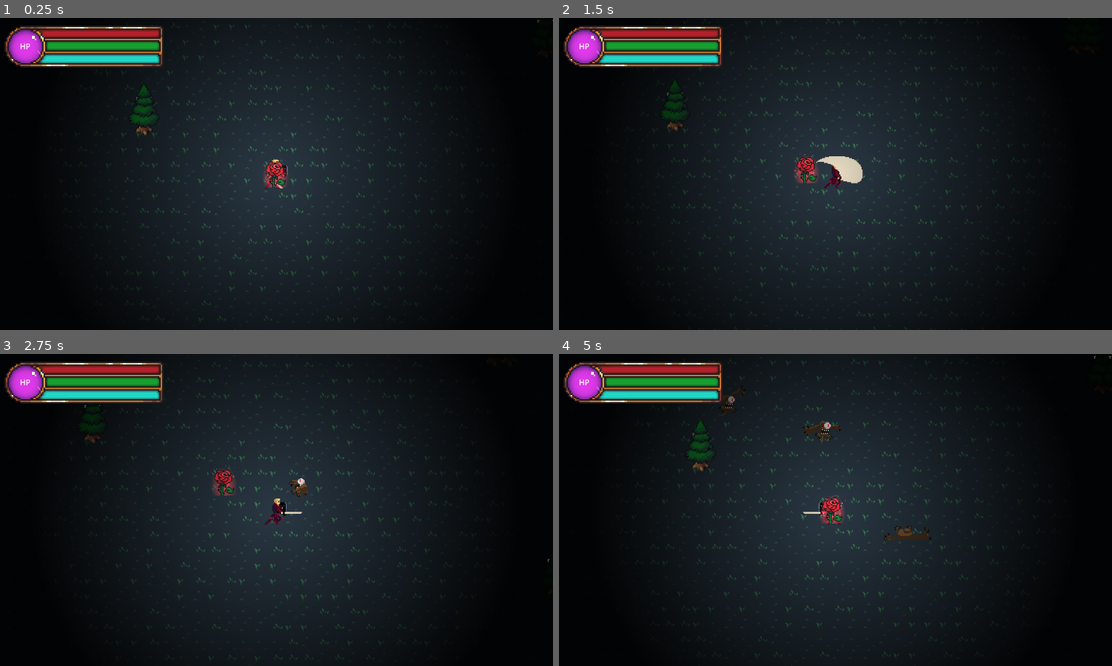
Above: before the commit, frames 1-4 (two rows, left to right).
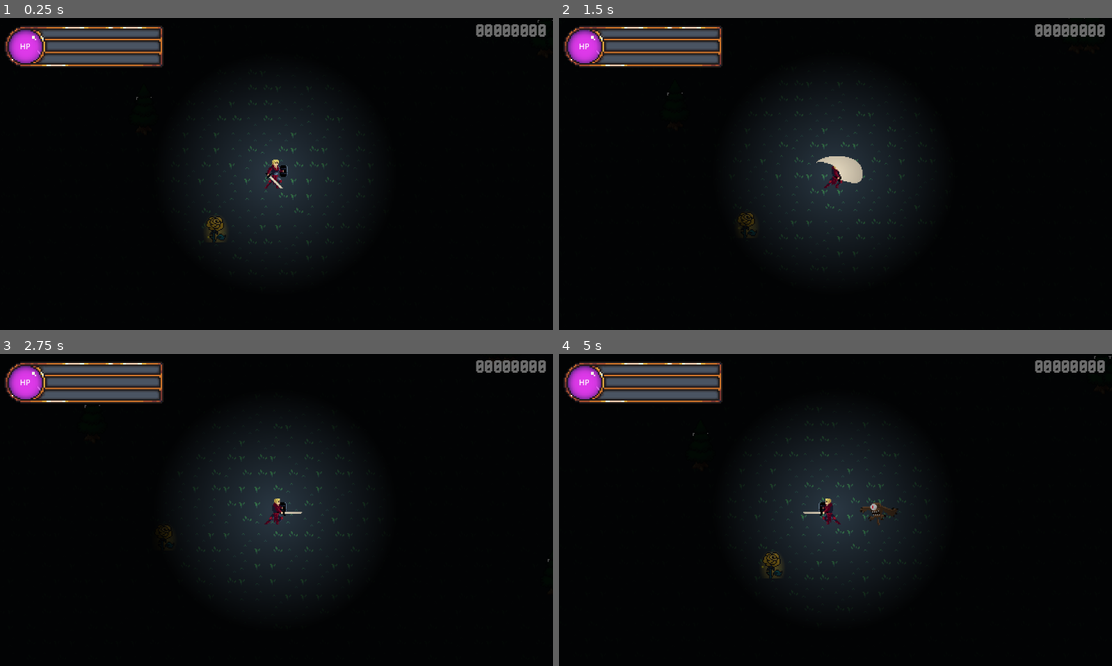
Above: after the commit, the same moments.

Repository: PolyBytes/Jame-Gam-39
Game: Godot game, scene res://Levels/Prototyping.tscn
The game is run twice, just before and just after one commit, with the same random seed, the same clock (stepped at 60 frames per second) and the same inputs.
Inputs (mouse positions are in pixels of both pictures, inside the frame that each line leads up to):
- Up to frame 1 (0.25 s): no input
- Up to frame 2 (1.5 s): tap Enter at 0.5 s; move the mouse to (957, 158) at 0.52 s; hold D (move_right) 0.53-1.28 s; click (957, 158) at 0.6 s; move the mouse to (724, 189) at 1.27 s; hold S (move_down) from 1.28 s (still down); click (724, 189) at 1.35 s
- Up to frame 3 (2.75 s): move the mouse to (331, 441) at 2.02 s; release S (move_down) at 2.03 s; hold D (move_right) from 2.03 s (still down); tap Space (dodge_roll) at 2.1 s; click (331, 441) at 2.3 s
- Up to frame 4 (5 s): move the mouse to (807, 572) at 2.77 s; release D (move_right) at 2.78 s; hold W (move_up) 2.78-3.53 s; click (807, 572) at 2.85 s; move the mouse to (1001, 556) at 3.52 s; hold A (move_left) from 3.53 s (still down); click (1001, 556) at 3.6 s; move the mouse to (669, 463) at 4.27 s; tap Space (dodge_roll) at 4.35 s; click (669, 463) at 4.55 s

The runs differ from the first frame. In frame 1, 29% of the frame differs, in the area x 7-99%, y 0-100%; in frame 2, 29%; in frame 3, 29%; in frame 4, 29%.

Commit message:
Implemented Score, Vision Rose
- Scoring system in place.
- When score increases, a sound plays.
- Vision Rose now functions.
  - When picked up field of vision will increase to a specified value that can be changed.
  - Vision Rose Power Bar shows correct value for time remaining.

Diff:
--- a/Autoloads/SpawnManager.gd
+++ b/Autoloads/SpawnManager.gd
@@ -1,14 +1,13 @@
 extends Node
 
 var scene_root
-var flying_eye: PackedScene = preload("res://Enemies/Flying-Eye/FlyingEye.tscn")
+var flying_eye: PackedScene = preload("res://Enemies/FlyingEye/FlyingEye.tscn")
 
 var spawn_range: int = 500
 var enemy_count: int = 1
 
 func _ready():
 	scene_root = get_tree().get_first_node_in_group("level")
-	spawn_wave()
 
 func _process(_delta):
 	if Input.is_action_just_pressed("dodge_roll"):
--- a/Enemies/Base/Enemy.gd
+++ b/Enemies/Base/Enemy.gd
@@ -5,6 +5,7 @@
 @export var attack_damage: float = 5
 @export var is_alive: bool = true
 @export var max_health: int = 10
+@export var score_to_award: int = 20
 var health: int = max_health
 var target_player: CharacterBody2D
 
--- a/Enemies/Flying-Eye/FlyingEye.tscn
+++ b/Enemies/FlyingEye/FlyingEye.tscn
@@ -1,14 +1,14 @@
 [gd_scene load_steps=34 format=3 uid="uid://cs8mxbjjxk1h3"]
 
-[ext_resource type="Texture2D" uid="uid://dan3xuw06qi5s" path="res://Enemies/Flying-Eye/Flying-Eye-Sprite-Sheet.png" id="1_nul23"]
-[ext_resource type="Script" path="res://Enemies/Flying-Eye/FlyingEye.gd" id="1_osiu1"]
+[ext_resource type="Texture2D" uid="uid://dan3xuw06qi5s" path="res://Enemies/FlyingEye/Flying-Eye-Sprite-Sheet.png" id="1_nul23"]
+[ext_resource type="Script" path="res://Enemies/FlyingEye/FlyingEye.gd" id="1_osiu1"]
 [ext_resource type="Script" path="res://Enemies/Base/StateMachine/EnemyStateMachine.gd" id="3_kpwmy"]
-[ext_resource type="Script" path="res://Enemies/Flying-Eye/States/FlyingEyeFollowState.gd" id="4_eprum"]
-[ext_resource type="Script" path="res://Enemies/Flying-Eye/States/FlyingEyeAttackState.gd" id="5_hi02m"]
-[ext_resource type="Script" path="res://Enemies/Flying-Eye/States/FlyingEyeFlankState.gd" id="5_lt3hy"]
-[ext_resource type="Script" path="res://Enemies/Flying-Eye/States/FlyingEyeStunnedState.gd" id="7_2puiu"]
-[ext_resource type="Script" path="res://Enemies/Flying-Eye/States/FlyingEyeSlainState.gd" id="8_wtswa"]
-[ext_resource type="Script" path="res://Enemies/Flying-Eye/FlyingEyeTakeDamage.gd" id="9_0f7da"]
+[ext_resource type="Script" path="res://Enemies/FlyingEye/States/FlyingEyeFollowState.gd" id="4_eprum"]
+[ext_resource type="Script" path="res://Enemies/FlyingEye/States/FlyingEyeAttackState.gd" id="5_hi02m"]
+[ext_resource type="Script" path="res://Enemies/FlyingEye/States/FlyingEyeFlankState.gd" id="5_lt3hy"]
+[ext_resource type="Script" path="res://Enemies/FlyingEye/States/FlyingEyeStunnedState.gd" id="7_2puiu"]
+[ext_resource type="Script" path="res://Enemies/FlyingEye/States/FlyingEyeSlainState.gd" id="8_wtswa"]
+[ext_resource type="Script" path="res://Enemies/FlyingEye/FlyingEyeTakeDamage.gd" id="9_0f7da"]
 [ext_resource type="AudioStream" uid="uid://c45hdi8al1v64" path="res://SFX/monster 2 hit var1 [2024-04-22 172225].aif.wav" id="10_nycxa"]
 [ext_resource type="AudioStream" uid="uid://du33m32twflfq" path="res://SFX/monster 2 hit var2 [2024-04-22 172225].aif.wav" id="11_roiuf"]
 [ext_resource type="AudioStream" uid="uid://cqthnndr7ehhf" path="res://SFX/monster 2 hit var3 [2024-04-22 172228].aif.wav" id="12_fi4ad"]
--- a/Enemies/Flying-Eye/States/FlyingEyeSlainState.gd
+++ b/Enemies/FlyingEye/States/FlyingEyeSlainState.gd
@@ -10,8 +10,8 @@
 func enter_state():
 	super()
 	current_enemy_despawn_time_seconds = enemy_despawn_time_seconds
-
 	parent_enemy = enemy_state_machine.parent_enemy
+	parent_enemy.target_player.score += parent_enemy.score_to_award
 
 func process_state(delta: float) -> EnemyState:
 	if current_enemy_despawn_time_seconds > 0:
--- a/Levels/Prototyping.tscn
+++ b/Levels/Prototyping.tscn
@@ -3,7 +3,7 @@
 [ext_resource type="PackedScene" uid="uid://wtvoou0ci41m" path="res://Player/Player.tscn" id="1_wjuan"]
 [ext_resource type="Texture2D" uid="uid://b8s1sn72yknam" path="res://Levels/grass.png" id="2_560ky"]
 [ext_resource type="Texture2D" uid="uid://runn5opkdvbe" path="res://Levels/tree.png" id="3_xq40d"]
-[ext_resource type="PackedScene" uid="uid://cruod710u7s31" path="res://Levels/rose.tscn" id="4_ke5eo"]
+[ext_resource type="PackedScene" uid="uid://6hs1fx0lipvy" path="res://Pickups/VisionRose/VisionRose.tscn" id="4_bcrc2"]
 
 [sub_resource type="TileSetAtlasSource" id="TileSetAtlasSource_e5ueb"]
 texture = ExtResource("2_560ky")
@@ -26,6 +26,7 @@
 y_sort_enabled = true
 
 [node name="Player" parent="." instance=ExtResource("1_wjuan")]
+metadata/_edit_lock_ = true
 
 [node name="TileMap" type="TileMap" parent="."]
 z_index = -1
@@ -34,7 +35,9 @@
 layer_0/tile_data = PackedInt32Array(-1572890, 65536, 1, -1507354, 0, 0, -1441818, 65536, 1, -1376282, 65536, 0, -13107 …(194184 unchanged characters)…
 metadata/_edit_lock_ = true
 
-[node name="Rose" parent="." instance=ExtResource("4_ke5eo")]
-
 [node name="CanvasModulate" type="CanvasModulate" parent="."]
 color = Color(0.0605303, 0.0605303, 0.0605303, 1)
+metadata/_edit_lock_ = true
+
+[node name="VisionRose" parent="." instance=ExtResource("4_bcrc2")]
+position = Vector2(-62, 57)
--- /dev/null
+++ b/Pickups/VisionRose/VisionRose.gd
@@ -0,0 +1,14 @@
+class_name VisionRose extends Area2D
+
+@export var sound_fade_time_seconds: float = 1
+@export var sprite_fade_time_seconds: float = 0.5
+
+func _on_body_entered(body):
+	if body is Player:
+		body.vision_rose_picked_up.emit()
+		$CPUParticles2D.emitting = false
+
+		var fade_tween = get_tree().create_tween()
+		fade_tween.parallel().tween_property($VisionRoseGlimmer, "volume_db", -35, sound_fade_time_seconds)
+		fade_tween.parallel().tween_property($Sprite2D, "modulate:a", 0, sprite_fade_time_seconds)
+		fade_tween.tween_callback(queue_free)
--- /dev/null
+++ b/Pickups/VisionRose/VisionRose.tscn
@@ -0,0 +1,47 @@
+[gd_scene load_steps=7 format=3 uid="uid://6hs1fx0lipvy"]
+
+[ext_resource type="Texture2D" uid="uid://dtx03kkbowlx0" path="res://Pickups/VisionRose/VisionRose.png" id="1_8btc1"]
+[ext_resource type="Script" path="res://Pickups/VisionRose/VisionRose.gd" id="1_oc3yp"]
+[ext_resource type="AudioStream" uid="uid://upetsj7xc6sy" path="res://SFX/vision rose glitter loop [2024-04-23 143607].aif.wav" id="3_gbofx"]
+
+[sub_resource type="Curve" id="Curve_gjvyd"]
+_data = [Vector2(0.0020202, 1), 0.0, 0.0, 0, 0, Vector2(0.993939, 0.00375664), 0.0, 0.0, 0, 0]
+point_count = 2
+
+[sub_resource type="Gradient" id="Gradient_0dvwi"]
+colors = PackedColorArray(1, 1, 0, 1, 1, 1, 1, 1)
+
+[sub_resource type="RectangleShape2D" id="RectangleShape2D_togk8"]
+size = Vector2(21, 27)
+
+[node name="VisionRose" type="Area2D"]
+collision_mask = 2
+script = ExtResource("1_oc3yp")
+
+[node name="CPUParticles2D" type="CPUParticles2D" parent="."]
+position = Vector2(-1, 5)
+emission_shape = 2
+emission_sphere_radius = 8.11
+direction = Vector2(0, -1)
+gravity = Vector2(0, -10)
+initial_velocity_min = 20.0
+initial_velocity_max = 20.0
+scale_amount_min = 2.0
+scale_amount_max = 2.0
+scale_amount_curve = SubResource("Curve_gjvyd")
+color_ramp = SubResource("Gradient_0dvwi")
+
+[node name="Sprite2D" type="Sprite2D" parent="."]
+texture = ExtResource("1_8btc1")
+
+[node name="CollisionShape2D" type="CollisionShape2D" parent="."]
+position = Vector2(0.5, 0.5)
+shape = SubResource("RectangleShape2D_togk8")
+
+[node name="VisionRoseGlimmer" type="AudioStreamPlayer2D" parent="."]
+stream = ExtResource("3_gbofx")
+volume_db = -15.0
+autoplay = true
+max_distance = 500.0
+
+[connection signal="body_entered" from="." to="." method="_on_body_entered"]
--- a/Player/HUD/HUD.gd
+++ b/Player/HUD/HUD.gd
@@ -1,19 +1,54 @@
 extends Control
+
+@export_group("Scoreboard Properties")
+@export var zeros_to_pad_score: int = 8
+@export var score_color: Color = Color("ffffff")
+@export var zero_color: Color = Color("6d6d6d")
+
+@export_group("Power Bar Timers")
+@export var vision_rose_timer: Timer
 
 var target_health_percentage: float = 1
 var current_health_percentage: float = 1
 var health_lerp_speed: float = 2
 
 func _ready():
+	assert(vision_rose_timer, "Vision Rose Timer must be set.")
+
 	%HealthBauble.material.set_shader_parameter("fill_per", current_health_percentage)
+	_on_player_score_changed(0)
 
 func _process(delta):
 	if not is_equal_approx(current_health_percentage, target_health_percentage):
 		current_health_percentage = lerpf(current_health_percentage, target_health_percentage, health_lerp_speed * delta)
 		%HealthBauble.material.set_shader_parameter("fill_per", current_health_percentage)
-	else:
-		set_process(false)
+
+	if vision_rose_timer.time_left > 0:
+		%VisionRosePowerBar.material.set_shader_parameter("percentage", (vision_rose_timer.time_left / vision_rose_timer.wait_time))
 
 func _on_player_health_changed(new_health, max_health):
 	target_health_percentage = new_health as float / max_health
-	set_process(true)
+
+func _on_player_score_changed(new_score: int):
+	var score_string_beginning: String = ""
+	var score_string_end: String = ""
+	var number_of_zeros: int = zeros_to_pad_score
+	var new_score_string: String = str(new_score)
+
+	if new_score != 0:
+		number_of_zeros -= new_score_string.length()
+
+	if number_of_zeros > 0:
+		score_string_beginning += "[color=" + zero_color.to_html(false) + "]"
+
+		for i in range(number_of_zeros):
+			score_string_beginning += "0"
+
+		score_string_beginning += "[/color]"
+
+	if new_score != 0:
+		score_string_end += "[color=" + score_color.to_html(false) + "]"
+		score_string_end += new_score_string
+		score_string_end += "[/color]"
+
+	%Scoreboard.text = score_string_beginning + score_string_end
--- a/Player/HUD/HUD.tscn
+++ b/Player/HUD/HUD.tscn
@@ -8,6 +8,7 @@
 [ext_resource type="Texture2D" uid="uid://bu20hpmgtcair" path="res://Player/HUD/Textures/Bar1.png" id="6_mks22"]
 [ext_resource type="Texture2D" uid="uid://ds34mqu23mt7m" path="res://Player/HUD/Textures/Bar2.png" id="7_oaeot"]
 [ext_resource type="Texture2D" uid="uid://x5uad1urdqxv" path="res://Player/HUD/Textures/Bar3.png" id="8_luqps"]
+[ext_resource type="FontFile" uid="uid://cfwu4gd3wnwwu" path="res://Fonts/Born2bSportyV2.ttf" id="9_vaepi"]
 
 [sub_resource type="ShaderMaterial" id="ShaderMaterial_irgj6"]
 shader = ExtResource("2_15g5q")
@@ -25,15 +26,15 @@
 
 [sub_resource type="ShaderMaterial" id="ShaderMaterial_xds1v"]
 shader = ExtResource("5_kvivj")
-shader_parameter/percentage = 1.0
+shader_parameter/percentage = 0.0
 
 [sub_resource type="ShaderMaterial" id="ShaderMaterial_0i1og"]
 shader = ExtResource("5_kvivj")
-shader_parameter/percentage = 1.0
+shader_parameter/percentage = 0.0
 
 [sub_resource type="ShaderMaterial" id="ShaderMaterial_yy1jw"]
 shader = ExtResource("5_kvivj")
-shader_parameter/percentage = 1.0
+shader_parameter/percentage = 0.0
 
 [node name="Hud" type="Control"]
 layout_mode = 3
@@ -99,7 +100,8 @@
 stretch_mode = 4
 metadata/_edit_lock_ = true
 
-[node name="Bar2" type="TextureRect" parent="HealthBar"]
+[node name="VisionRosePowerBar" type="TextureRect" parent="HealthBar"]
+unique_name_in_owner = true
 material = SubResource("ShaderMaterial_0i1og")
 layout_mode = 0
 offset_left = 93.0
@@ -122,3 +124,22 @@
 texture = ExtResource("8_luqps")
 stretch_mode = 4
 metadata/_edit_lock_ = true
+
+[node name="Scoreboard" type="RichTextLabel" parent="."]
+unique_name_in_owner = true
+layout_mode = 1
+anchors_preset = 1
+anchor_left = 1.0
+anchor_right = 1.0
+offset_left = -159.0
+offset_top = 6.0
+offset_right = -15.0
+offset_bottom = 49.0
+grow_horizontal = 0
+theme_override_fonts/normal_font = ExtResource("9_vaepi")
+theme_override_font_sizes/normal_font_size = 42
+bbcode_enabled = true
+text = "SCOREBOARD"
+fit_content = true
+autowrap_mode = 0
+metadata/_edit_lock_ = true
--- a/Player/HUD/Shaders/BarDrain.gdshader
+++ b/Player/HUD/Shaders/BarDrain.gdshader
@@ -1,6 +1,6 @@
 shader_type canvas_item;
 
-uniform float percentage : hint_range(0.0, 1.0) = 1.0;
+uniform float percentage : hint_range(0.0, 1.0) = 0.0;
 
 void fragment() {
 	COLOR = texture(TEXTURE, UV);
--- a/Player/Player.gd
+++ b/Player/Player.gd
@@ -1,27 +1,44 @@
 class_name Player extends CharacterBody2D
 
 signal health_changed(new_health: int, max_health: int)
+signal score_changed(new_score: int)
 
-@export var SHAKE_STRENGTH: float = 60.0
-@export var SHAKE_DECAY_RATE: float = 5.0
-
-@onready var camera = $Camera2D
-@onready var rand = RandomNumberGenerator.new()
-
-var shake_strength: float = 0.0
+signal vision_rose_picked_up
+signal haste_rose_picked_up
+signal fire_rose_picked_up
 
 const MAX_VELOCITY = 100.0
 const ACCELERATION = 1000.0
 
+@export_category("Screen Shake Properties")
+@export var SHAKE_STRENGTH: float = 60.0
+@export var SHAKE_DECAY_RATE: float = 5.0
+
+@export_category("Attack Properties")
+@export var sword_attack_damage: int = 4
+
+@export_category("Power Up Properties")
+@export var vision_rose_vision_increase_multiplier: float = 2.5
+@export var vision_rose_vision_change_time_seconds: float = 2
+
+@export_category("Variables Changed By Animation (Do Not Change)")
+@export var sword_attack_can_hit: bool = false
+
+@onready var camera = $Camera2D
+@onready var rand = RandomNumberGenerator.new()
 @onready var animation_tree: AnimationTree = $AnimationTree
 @onready var animation_state = animation_tree.get("parameters/playback")
-
-@export var sword_attack_can_hit: bool = false
-@export var sword_attack_damage: int = 4
 
 var is_slain: bool = false
 var max_health: int = 100
 var health: int = max_health
+var shake_strength: float = 0.0
+
+var score: int = 0:
+	set(new_score):
+		score = new_score
+		%ScoreboardIncrease.play()
+		score_changed.emit(new_score)
 
 func _ready():
 	collision_layer = 0
@@ -103,7 +120,7 @@
 		if animation_state.get_current_node() != "attack":
 			animation_state.travel("attack")
 			apply_shake()
-			$SwordSwing.play()
+			%SwordSwing.play()
 			return
 
 	if velocity.length() > 0:
@@ -131,8 +148,19 @@
 
 		if not hit_registered and enemy.is_alive:
 			hit_registered = true
-			$SwordHit.play()
+			%SwordHit.play()
 
 		enemy.take_damage(sword_attack_damage)
 
 	sword_attack_can_hit = false
+
+func _on_vision_rose_picked_up():
+	%VisionRosePickedUp.play()
+	%VisionRosePowerUpTimer.start()
+
+	var vision_tween = get_tree().create_tween()
+	vision_tween.tween_property(%Vision, "texture_scale", vision_rose_vision_increase_multiplier, vision_rose_vision_change_time_seconds)
+
+func _on_vision_rose_power_up_timer_timeout():
+	var vision_tween = get_tree().create_tween()
+	vision_tween.tween_property(%Vision, "texture_scale", 1, vision_rose_vision_change_time_seconds)
--- a/Player/Player.tscn
+++ b/Player/Player.tscn
@@ -6,6 +6,8 @@
 [ext_resource type="Texture2D" uid="uid://byw4203c2tjp5" path="res://Player/light_texture.webp" id="4_ufg48"]
 [ext_resource type="AudioStream" uid="uid://byiy7woaqq1k" path="res://SFX/char sword hit [2024-04-22 172210].aif.wav" id="5_k1082"]
 [ext_resource type="AudioStream" uid="uid://bostmyaavtorx" path="res://SFX/char sword swing [2024-04-22 172208].aif.wav" id="6_sxj55"]
+[ext_resource type="AudioStream" uid="uid://cqfhxykeoj2wu" path="res://SFX/vision rose pickup [2024-04-23 143606].aif.wav" id="7_t1pb3"]
+[ext_resource type="AudioStream" uid="uid://b85ep0ejf6pcx" path="res://SFX/point 24-04-2024.wav" id="8_tfhen"]
 
 [sub_resource type="Animation" id="Animation_ndr3j"]
 resource_name = "attack"
@@ -200,26 +202,25 @@
 [node name="Player" type="CharacterBody2D" groups=["player"]]
 script = ExtResource("1_ojtx6")
 SHAKE_STRENGTH = 1.0
-sword_attack_can_hit = true
+
+[node name="AnimationPlayer" type="AnimationPlayer" parent="."]
+root_node = NodePath("../Sprite2D")
+libraries = {
+"": SubResource("AnimationLibrary_f48eo")
+}
+
+[node name="AnimationTree" type="AnimationTree" parent="."]
+root_node = NodePath("../Sprite2D")
+tree_root = SubResource("AnimationNodeStateMachine_noype")
+anim_player = NodePath("../AnimationPlayer")
 
 [node name="Sprite2D" type="Sprite2D" parent="."]
 position = Vector2(-2, 3)
 texture = ExtResource("2_p5cep")
 hframes = 15
 vframes = 6
-frame = 76
+frame = 75
 metadata/_edit_lock_ = true
-
-[node name="AnimationPlayer" type="AnimationPlayer" parent="."]
-root_node = NodePath("../Sprite2D")
-libraries = {
-"": SubResource("AnimationLibrary_f48eo")
-}
-
-[node name="AnimationTree" type="AnimationTree" parent="."]
-root_node = NodePath("../Sprite2D")
-tree_root = SubResource("AnimationNodeStateMachine_noype")
-anim_player = NodePath("../AnimationPlayer")
 
 [node name="Camera2D" type="Camera2D" parent="."]
 zoom = Vector2(2, 2)
@@ -243,19 +244,43 @@
 unique_name_in_owner = true
 polygon = PackedVector2Array(14, -18, 24, -17, 29, -12, 32, -3, 32, 9, 25, 14, 16, 13, 6, 7, 5, -10)
 
-[node name="CanvasLayer" type="CanvasLayer" parent="."]
-
-[node name="Hud" parent="CanvasLayer" instance=ExtResource("2_b6hyq")]
-
-[node name="PointLight2D" type="PointLight2D" parent="."]
+[node name="Vision" type="PointLight2D" parent="."]
+unique_name_in_owner = true
 texture = ExtResource("4_ufg48")
-texture_scale = 2.0
-
-[node name="SwordHit" type="AudioStreamPlayer2D" parent="."]
+
+[node name="VisionRosePowerUpTimer" type="Timer" parent="."]
+unique_name_in_owner = true
+wait_time = 20.0
+one_shot = true
+
+[node name="HUDCanvasLayer" type="CanvasLayer" parent="."]
+
+[node name="Hud" parent="HUDCanvasLayer" node_paths=PackedStringArray("vision_rose_timer") instance=ExtResource("2_b6hyq")]
+vision_rose_timer = NodePath("../../VisionRosePowerUpTimer")
+
+[node name="SoundEffects" type="Node" parent="."]
+
+[node name="SwordHit" type="AudioStreamPlayer2D" parent="SoundEffects"]
+unique_name_in_owner = true
 stream = ExtResource("5_k1082")
 volume_db = -20.0
 
-[node name="SwordSwing" type="AudioStreamPlayer2D" parent="."]
+[node name="SwordSwing" type="AudioStreamPlayer2D" parent="SoundEffects"]
+unique_name_in_owner = true
 stream = ExtResource("6_sxj55")
 
-[connection signal="health_changed" from="." to="CanvasLayer/Hud" method="_on_player_health_changed"]
+[node name="VisionRosePickedUp" type="AudioStreamPlayer2D" parent="SoundEffects"]
+unique_name_in_owner = true
+stream = ExtResource("7_t1pb3")
+volume_db = -5.0
+
+[node name="ScoreboardIncrease" type="AudioStreamPlayer2D" parent="SoundEffects"]
+unique_name_in_owner = true
+stream = ExtResource("8_tfhen")
+volume_db = -25.0
+max_polyphony = 10
+
+[connection signal="health_changed" from="." to="HUDCanvasLayer/Hud" method="_on_player_health_changed"]
+[connection signal="score_changed" from="." to="HUDCanvasLayer/Hud" method="_on_player_score_changed"]
+[connection signal="vision_rose_picked_up" from="." to="." method="_on_vision_rose_picked_up"]
+[connection signal="timeout" from="VisionRosePowerUpTimer" to="." method="_on_vision_rose_power_up_timer_timeout"]
Renamed: Enemies/Flying-Eye/Flying-Eye-Sprite-Sheet.png -> Enemies/FlyingEye/Flying-Eye-Sprite-Sheet.png
Not shown, changed: Enemies/FlyingEye/Flying-Eye-Sprite-Sheet.png.import
Renamed: Enemies/Flying-Eye/FlyingEye.gd -> Enemies/FlyingEye/FlyingEye.gd
Renamed: Enemies/Flying-Eye/FlyingEyeTakeDamage.gd -> Enemies/FlyingEye/FlyingEyeTakeDamage.gd
Renamed: Enemies/Flying-Eye/States/FlyingEyeAttackState.gd -> Enemies/FlyingEye/States/FlyingEyeAttackState.gd
Renamed: Enemies/Flying-Eye/States/FlyingEyeFlankState.gd -> Enemies/FlyingEye/States/FlyingEyeFlankState.gd
Renamed: Enemies/Flying-Eye/States/FlyingEyeFollowState.gd -> Enemies/FlyingEye/States/FlyingEyeFollowState.gd
Renamed: Enemies/Flying-Eye/States/FlyingEyeStunnedState.gd -> Enemies/FlyingEye/States/FlyingEyeStunnedState.gd
Binary file added: Fonts/Born2bSportyV2.ttf
Not shown, added: Fonts/Born2bSportyV2.ttf.import
Binary file added: Pickups/VisionRose/VisionRose.png
Not shown, added: Pickups/VisionRose/VisionRose.png.import
(and 4 more such lines)
